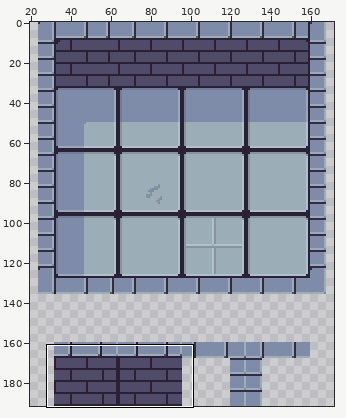
Two versions of one sprite sheet, Assets/Sprites/marble-grounds.png. The first picture is a wide view before the edit; the outline marks the close-up.
Close-up. Earlier state:
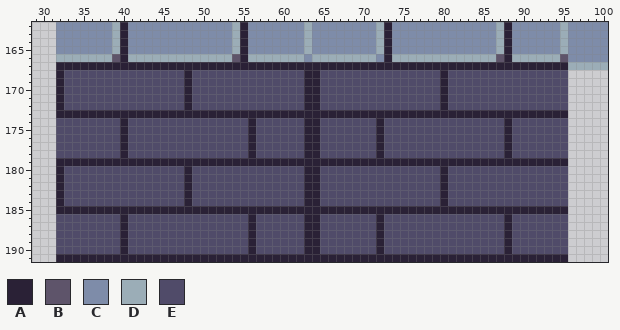
The file is 192x192 pixels. Colours within 5 levels of each other are drawn and written as one. Shown: x 29..100, y 162..191. The wide view leaves out empty margins.
Palette (. is transparent): A #2a2136  B #5e546a  C #7e8ca9  D #9badb7  E #504b69
Pixels before, first column x 32:
162 CCCCCCCDACCCCCCCCCCCCCDACCCCCCCDCCCCCCCCDACCCCCCCCCCCCCDACCCCCCDCCCCC
163 CCCCCCCDACCCCCCCCCCCCCDACCCCCCCDCCCCCCCCDACCCCCCCCCCCCCDACCCCCCDCCCCC
164 CCCCCCCDACCCCCCCCCCCCCDACCCCCCCDCCCCCCCCDACCCCCCCCCCCCCDACCCCCCDCCCCC
165 CCCCCCCDACCCCCCCCCCCCCDACCCCCCCDCCCCCCCCDACCCCCCCCCCCCCDACCCCCCDCCCCC
166 DDDDDDDBADDDDDDDDDDDDDBADDDDDDDCDDDDDDDDCADDDDDDDDDDDDDBADDDDDDBCCCCC
167 AAAAAAAAAAAAAAAAAAAAAAAAAAAAAAAAAAAAAAAAAAAAAAAAAAAAAAAAAAAAAAAADDDDD
168 AEEEEEEEEEEEEEEEAEEEEEEEEEEEEEEAAEEEEEEEEEEEEEEEAEEEEEEEEEEEEEEE.....
169 AEEEEEEEEEEEEEEEAEEEEEEEEEEEEEEAAEEEEEEEEEEEEEEEAEEEEEEEEEEEEEEE.....
170 AEEEEEEEEEEEEEEEAEEEEEEEEEEEEEEAAEEEEEEEEEEEEEEEAEEEEEEEEEEEEEEE.....
171 AEEEEEEEEEEEEEEEAEEEEEEEEEEEEEEAAEEEEEEEEEEEEEEEAEEEEEEEEEEEEEEE.....
172 AEEEEEEEEEEEEEEEAEEEEEEEEEEEEEEAAEEEEEEEEEEEEEEEAEEEEEEEEEEEEEEE.....
173 AAAAAAAAAAAAAAAAAAAAAAAAAAAAAAAAAAAAAAAAAAAAAAAAAAAAAAAAAAAAAAAA.....
174 EEEEEEEEAEEEEEEEEEEEEEEEAEEEEEEAAEEEEEEEAEEEEEEEEEEEEEEEAEEEEEEE.....
175 EEEEEEEEAEEEEEEEEEEEEEEEAEEEEEEAAEEEEEEEAEEEEEEEEEEEEEEEAEEEEEEE.....
176 EEEEEEEEAEEEEEEEEEEEEEEEAEEEEEEAAEEEEEEEAEEEEEEEEEEEEEEEAEEEEEEE.....
177 EEEEEEEEAEEEEEEEEEEEEEEEAEEEEEEAAEEEEEEEAEEEEEEEEEEEEEEEAEEEEEEE.....
178 EEEEEEEEAEEEEEEEEEEEEEEEAEEEEEEAAEEEEEEEAEEEEEEEEEEEEEEEAEEEEEEE.....
179 AAAAAAAAAAAAAAAAAAAAAAAAAAAAAAAAAAAAAAAAAAAAAAAAAAAAAAAAAAAAAAAA.....
180 AEEEEEEEEEEEEEEEAEEEEEEEEEEEEEEAAEEEEEEEEEEEEEEEAEEEEEEEEEEEEEEE.....
181 AEEEEEEEEEEEEEEEAEEEEEEEEEEEEEEAAEEEEEEEEEEEEEEEAEEEEEEEEEEEEEEE.....
182 AEEEEEEEEEEEEEEEAEEEEEEEEEEEEEEAAEEEEEEEEEEEEEEEAEEEEEEEEEEEEEEE.....
183 AEEEEEEEEEEEEEEEAEEEEEEEEEEEEEEAAEEEEEEEEEEEEEEEAEEEEEEEEEEEEEEE.....
184 AEEEEEEEEEEEEEEEAEEEEEEEEEEEEEEAAEEEEEEEEEEEEEEEAEEEEEEEEEEEEEEE.....
185 AAAAAAAAAAAAAAAAAAAAAAAAAAAAAAAAAAAAAAAAAAAAAAAAAAAAAAAAAAAAAAAA.....
186 EEEEEEEEAEEEEEEEEEEEEEEEAEEEEEEAAEEEEEEEAEEEEEEEEEEEEEEEAEEEEEEE.....
187 EEEEEEEEAEEEEEEEEEEEEEEEAEEEEEEAAEEEEEEEAEEEEEEEEEEEEEEEAEEEEEEE.....
188 EEEEEEEEAEEEEEEEEEEEEEEEAEEEEEEAAEEEEEEEAEEEEEEEEEEEEEEEAEEEEEEE.....
189 EEEEEEEEAEEEEEEEEEEEEEEEAEEEEEEAAEEEEEEEAEEEEEEEEEEEEEEEAEEEEEEE.....
190 EEEEEEEEAEEEEEEEEEEEEEEEAEEEEEEAAEEEEEEEAEEEEEEEEEEEEEEEAEEEEEEE.....
191 AAAAAAAAAAAAAAAAAAAAAAAAAAAAAAAAAAAAAAAAAAAAAAAAAAAAAAAAAAAAAAAA.....
The same view after the edit:
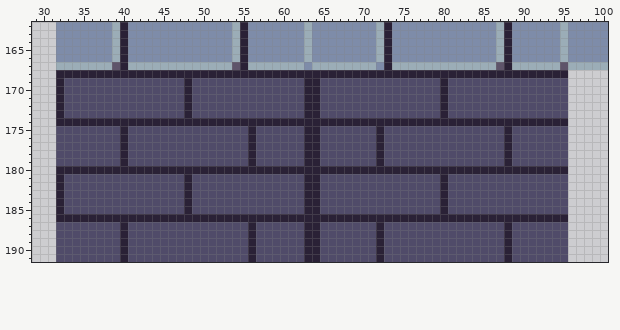
The exact change:
y 166: x 32..39 DDDDDDDB -> CCCCCCCD; x 41..54 DDDDDDDDDDDDDB -> CCCCCCCCCCCCCD; x 56..72 DDDDDDDCDDDDDDDDC -> CCCCCCCDCCCCCCCCD; x 74..87 DDDDDDDDDDDDDB -> CCCCCCCCCCCCCD; x 89..95 DDDDDDB -> CCCCCCD
y 167: x 32..39 AAAAAAAA -> DDDDDDDB; x 41..54 AAAAAAAAAAAAAA -> DDDDDDDDDDDDDB; x 56..72 AAAAAAAAAAAAAAAAA -> DDDDDDDCDDDDDDDDC; x 74..87 AAAAAAAAAAAAAA -> DDDDDDDDDDDDDB; x 89..95 AAAAAAA -> DDDDDDB
y 168: x 33..47 EEEEEEEEEEEEEEE -> AAAAAAAAAAAAAAA; x 49..62 EEEEEEEEEEEEEE -> AAAAAAAAAAAAAA; x 65..79 EEEEEEEEEEEEEEE -> AAAAAAAAAAAAAAA; x 81..95 EEEEEEEEEEEEEEE -> AAAAAAAAAAAAAAA
y 173: x 33..47 AAAAAAAAAAAAAAA -> EEEEEEEEEEEEEEE; x 49..62 AAAAAAAAAAAAAA -> EEEEEEEEEEEEEE; x 65..79 AAAAAAAAAAAAAAA -> EEEEEEEEEEEEEEE; x 81..95 AAAAAAAAAAAAAAA -> EEEEEEEEEEEEEEE
y 174: x 32..39 EEEEEEEE -> AAAAAAAA; x 41..55 EEEEEEEEEEEEEEE -> AAAAAAAAAAAAAAA; x 57..62 EEEEEE -> AAAAAA; x 65..71 EEEEEEE -> AAAAAAA; x 73..87 EEEEEEEEEEEEEEE -> AAAAAAAAAAAAAAA; x 89..95 EEEEEEE -> AAAAAAA
y 179: x 32..39 AAAAAAAA -> EEEEEEEE; x 41..55 AAAAAAAAAAAAAAA -> EEEEEEEEEEEEEEE; x 57..62 AAAAAA -> EEEEEE; x 65..71 AAAAAAA -> EEEEEEE; x 73..87 AAAAAAAAAAAAAAA -> EEEEEEEEEEEEEEE; x 89..95 AAAAAAA -> EEEEEEE
y 180: x 33..47 EEEEEEEEEEEEEEE -> AAAAAAAAAAAAAAA; x 49..62 EEEEEEEEEEEEEE -> AAAAAAAAAAAAAA; x 65..79 EEEEEEEEEEEEEEE -> AAAAAAAAAAAAAAA; x 81..95 EEEEEEEEEEEEEEE -> AAAAAAAAAAAAAAA
y 185: x 33..47 AAAAAAAAAAAAAAA -> EEEEEEEEEEEEEEE; x 49..62 AAAAAAAAAAAAAA -> EEEEEEEEEEEEEE; x 65..79 AAAAAAAAAAAAAAA -> EEEEEEEEEEEEEEE; x 81..95 AAAAAAAAAAAAAAA -> EEEEEEEEEEEEEEE
y 186: x 32..39 EEEEEEEE -> AAAAAAAA; x 41..55 EEEEEEEEEEEEEEE -> AAAAAAAAAAAAAAA; x 57..62 EEEEEE -> AAAAAA; x 65..71 EEEEEEE -> AAAAAAA; x 73..87 EEEEEEEEEEEEEEE -> AAAAAAAAAAAAAAA; x 89..95 EEEEEEE -> AAAAAAA
y 191: x 32..39 AAAAAAAA -> EEEEEEEE; x 41..55 AAAAAAAAAAAAAAA -> EEEEEEEEEEEEEEE; x 57..62 AAAAAA -> EEEEEE; x 65..71 AAAAAAA -> EEEEEEE; x 73..87 AAAAAAAAAAAAAAA -> EEEEEEEEEEEEEEE; x 89..95 AAAAAAA -> EEEEEEE
Where, in picture pixels (left, top, right, bottom), the same in both close-ups:
changed: (56, 54, 568, 262)
